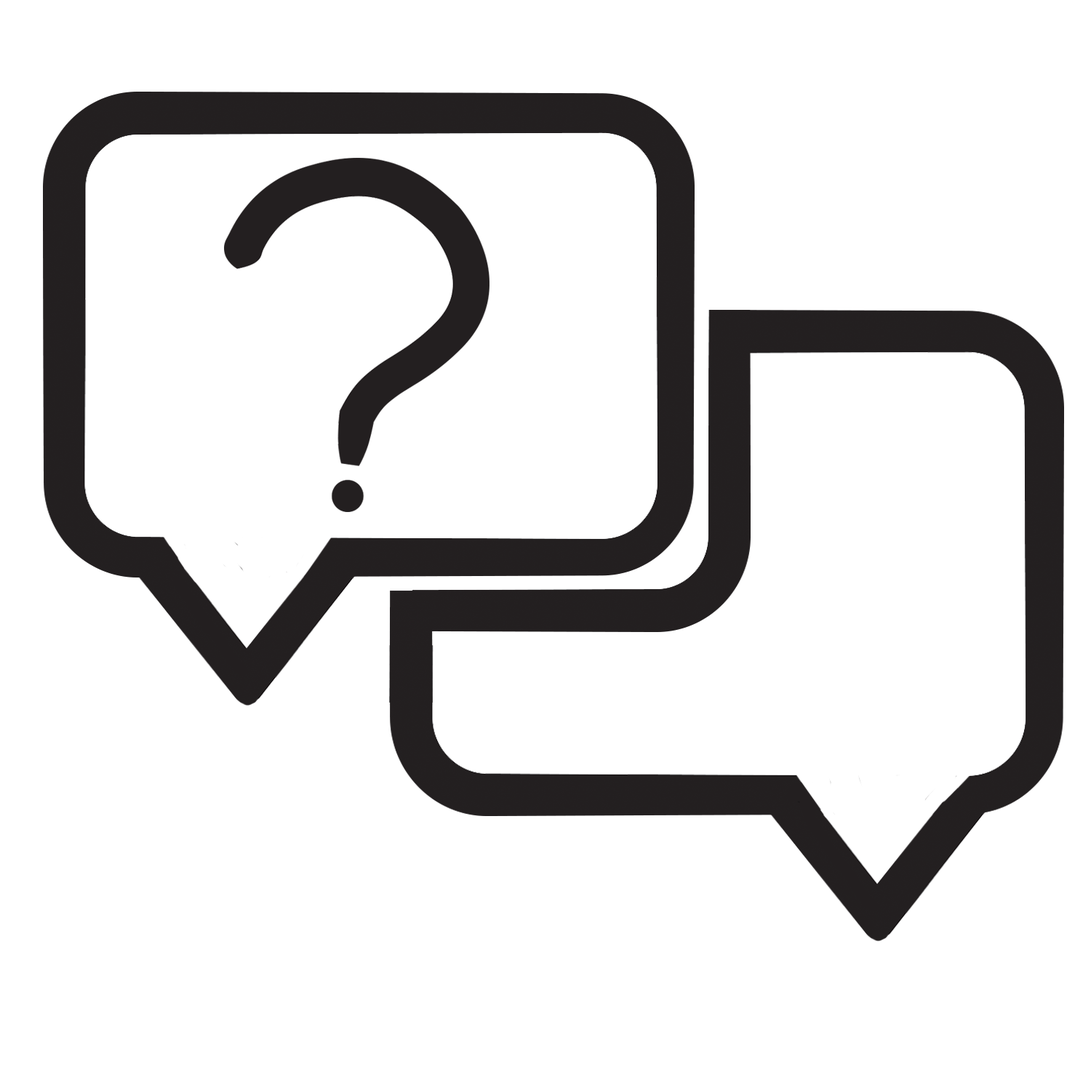
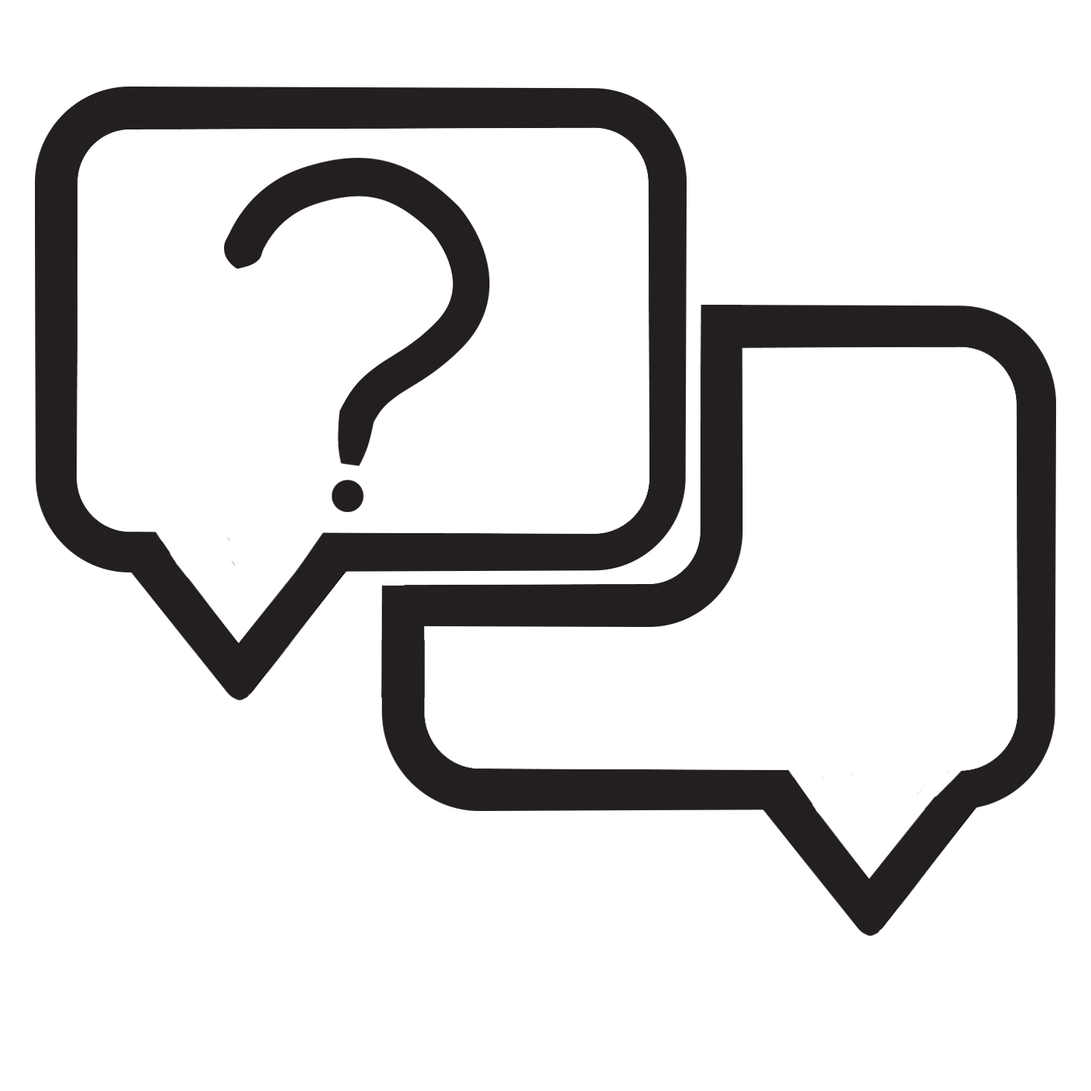
The second 1091 × 1091 image is a revision of the first. Changes to its layers:
removed layer "top box" over [42, 91, 695, 578]
painted on "top tail" over [34, 86, 687, 707]
removed layer "bottom tail" over [768, 781, 988, 942]
moved "bottom box" above "Layer 8", painted on it over [381, 304, 1065, 938]
